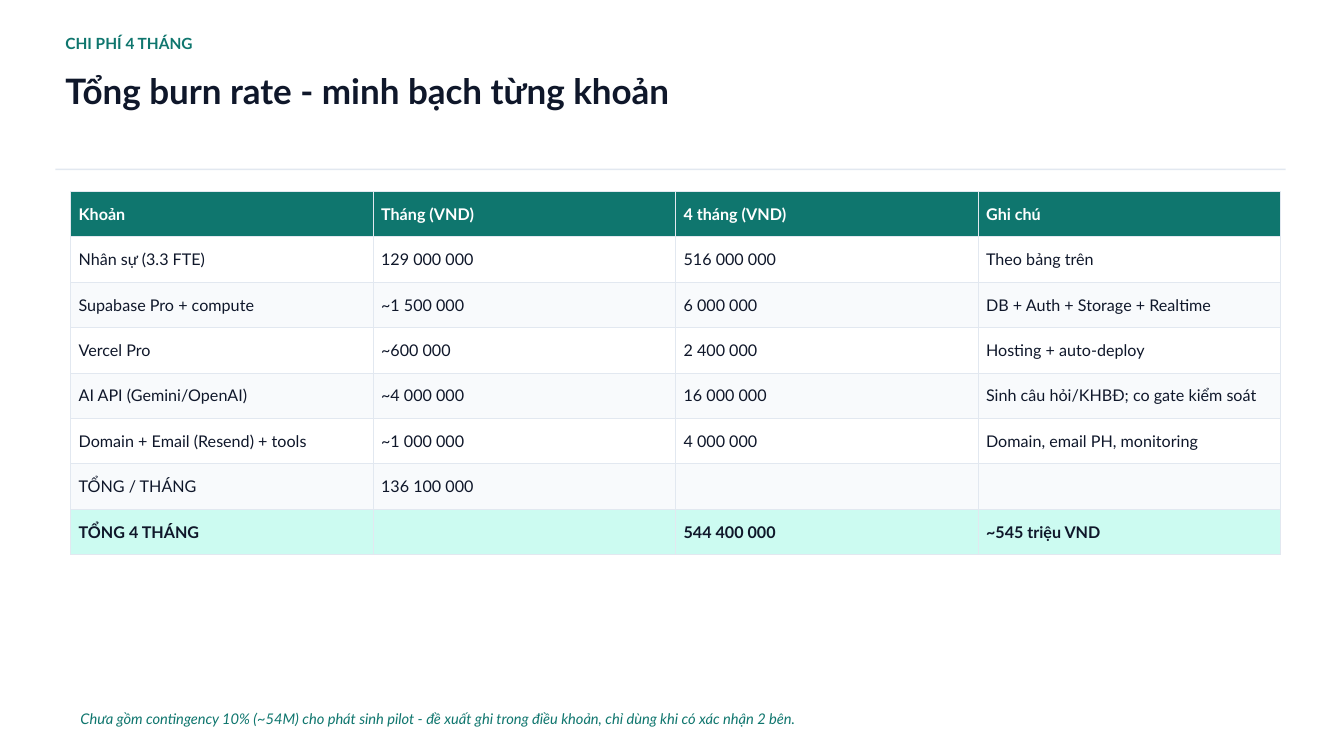
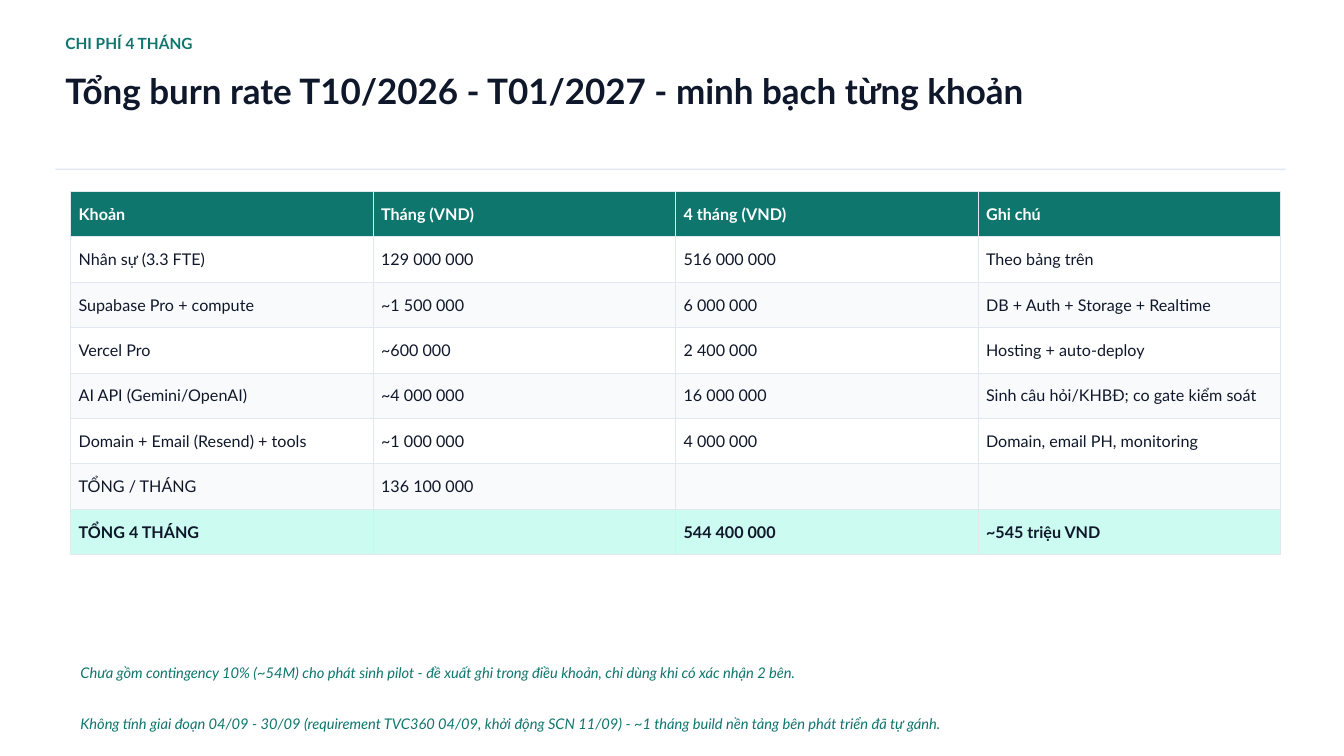
Before and after one commit to saintzzz/so-chu-nhiem-so, a slide deck: slide 3 of docs/handover/PROPOSAL-chi-phi-dev-4thang.pptx. Drawn at 1344x756 pixels with LibreOffice and Linux fonts; fonts in the diff are those of the drawing. Boxes give left, top, right and bottom in pixels: in the first picture for what was removed or moved away, otherwise in the second. Text is boxed around its words. In the diff, an @@ line names an element or a change of style, - is before the commit and + after.

```diff
--- a/docs/handover/PROPOSAL-chi-phi-dev-4thang.pptx
+++ b/docs/handover/PROPOSAL-chi-phi-dev-4thang.pptx
@@ text at [65, 75, 1023, 111]: text changed @@
-Tổng burn rate - minh bạch từng khoản
+Tổng burn rate T10/2026 - T01/2027 - minh bạch từng khoản
@@ text "Chưa gồm contingency 10% (~54M) ...": place and size @@
-text "Chưa gồm contingency 10% (~54M) ..." at [80, 712, 795, 727]
+text "Chưa gồm contingency 10% (~54M) ..." at [80, 666, 795, 681]
@@ text added at [80, 717, 940, 732], 10.5 pt, text #0F766E, italic @@
+Không tính giai đoạn 04/09 - 30/09 (requirement TVC360 04/09, khởi động SCN 11/09) - ~1 tháng build nền tảng bên phát triển đã tự gánh.
```
Also in this commit, not shown: 7 other slides changed, 1 other file.
